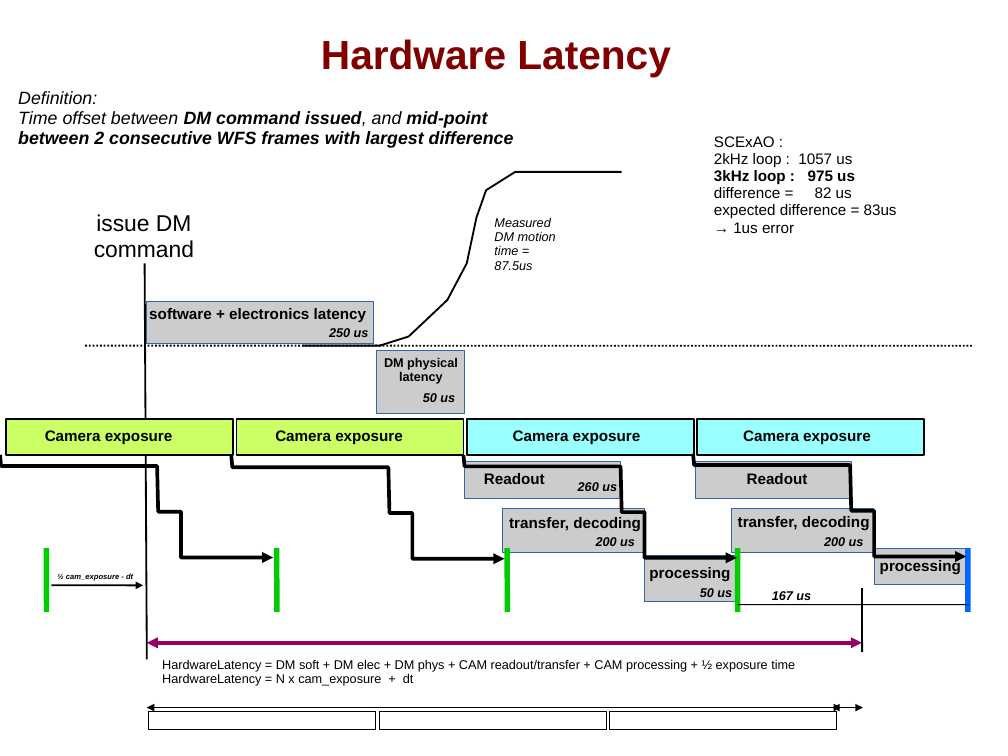
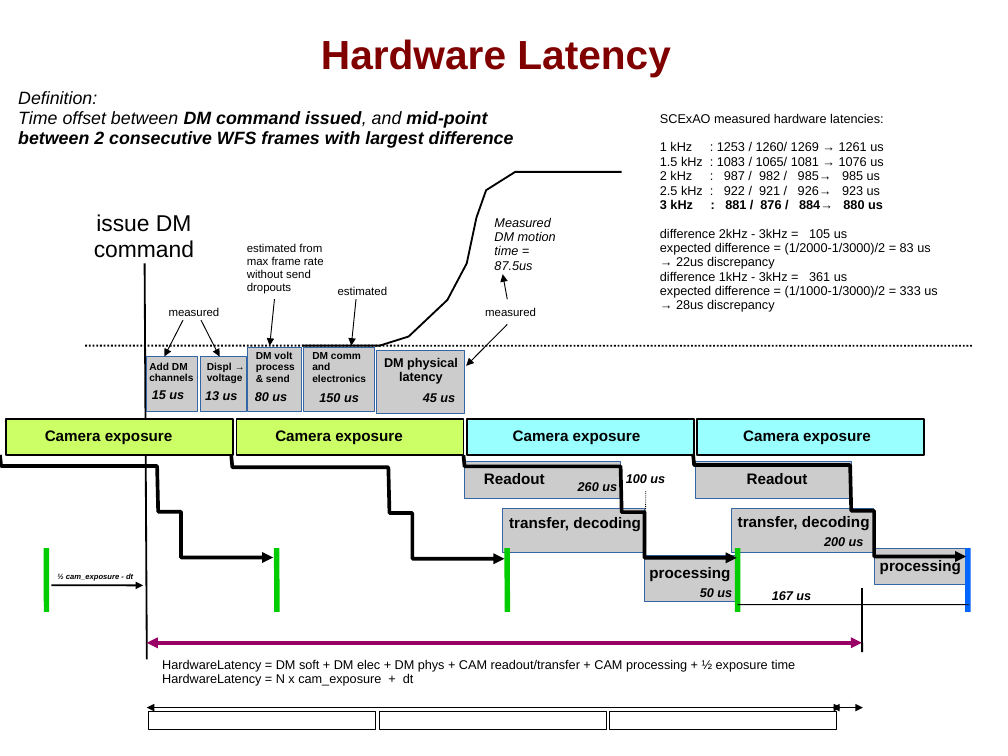
Before and after one commit to oguyon/Cfits, a slide deck: slide 15 of src/AOloopControl/doc/AOloopControl_figs.ppt. Drawn at 1008x756 pixels with LibreOffice and Linux fonts; fonts in the diff are those of the drawing. Boxes give left, top, right and bottom in pixels: in the first picture for what was removed or moved away, otherwise in the second. Text is boxed around its words. In the diff, an @@ line names an element or a change of style, - is before the commit and + after.

```diff
--- a/src/AOloopControl/doc/AOloopControl_figs.ppt
+++ b/src/AOloopControl/doc/AOloopControl_figs.ppt
@@ text added at box(660, 141, 937, 312), 10 pt, text #000000 @@
+SCExAO measured hardware latencies:
+1 kHz : 1253 / 1260/ 1269 → 1261 us
+1.5 kHz : 1083 / 1065/ 1081 → 1076 us
+2 kHz : 987 / 982 / 985→ 985 us
+2.5 kHz : 922 / 921 / 926→ 923 us
+3 kHz : 881 / 876 / 884→ 880 us
+difference 2kHz - 3kHz = 105 us
+expected difference = (1/2000-1/3000)/2 = 83 us
+→ 22us discrepancy
+difference 1kHz - 3kHz = 361 us
+expected difference = (1/1000-1/3000)/2 = 333 us
+→ 28us discrepancy
@@ text removed at box(714, 136, 897, 233) @@
-SCExAO :
-2kHz loop : 1057 us
-3kHz loop : 975 us
-difference = 82 us
-expected difference = 83us
-→ 1us error
@@ text added at box(247, 243, 324, 294), 9 pt, text #000000 @@
+estimated from max frame rate without send dropouts
@@ arrow added from (274, 299) to (270, 346), #000000 0.74 pt @@
@@ text added at box(338, 286, 388, 295), 9 pt, text #000000 @@
+estimated
@@ arrow added from (356, 299) to (351, 346), #000000 0.74 pt @@
@@ arrow added from (508, 299) to (503, 274), #000000 0.74 pt @@
@@ text removed at box(149, 308, 366, 322) @@
-software + electronics latency
@@ arrow added from (183, 320) to (165, 357), #000000 0.74 pt @@
@@ text added at box(169, 307, 220, 316), 9 pt, text #000000 @@
+measured
@@ arrow added from (201, 320) to (220, 357), #000000 0.74 pt @@
@@ arrow added from (508, 325) to (466, 366), #000000 0.74 pt @@
@@ text added at box(485, 307, 536, 316), 9 pt, text #000000 @@
+measured
@@ rectangle added at box(147, 357, 198, 412), fill #CCCCCC, outline #3465A4 0.74 pt @@
@@ rectangle added at box(201, 357, 246, 412), fill #CCCCCC, outline #3465A4 0.74 pt @@
@@ rectangle: place and size @@
-rectangle at box(146, 302, 373, 344)
+rectangle at box(248, 348, 302, 412)
@@ text added at box(256, 351, 295, 382), 8 pt, text #000000, bold @@
+DM volt process & send
@@ rectangle added at box(304, 348, 375, 412), fill #CCCCCC, outline #3465A4 0.74 pt @@
@@ text added at box(312, 352, 366, 382), 8 pt, text #000000, bold @@
+DM comm and electronics
@@ text added at box(149, 362, 193, 381), 8 pt, text #000000, bold @@
+Add DM channels
@@ text added at box(207, 362, 243, 383), 8 pt, text #000000, bold @@
+Displ → voltage
@@ text added at box(152, 390, 184, 399), 10 pt, text #000000, bold, italic @@
+15 us
@@ text added at box(205, 391, 238, 400), 10 pt, text #000000, bold, italic @@
+13 us
@@ text added at box(255, 392, 287, 401), 10 pt, text #000000, bold, italic @@
+80 us
@@ text at box(319, 393, 359, 402): text changed @@
-250 us
+150 us
@@ text at box(423, 393, 455, 402): text changed @@
-50 us
+45 us
@@ text at box(626, 474, 665, 483): text changed @@
-200 us
+100 us
@@ line added from (646, 546) to (646, 491), #000000 0.74 pt dashed @@
```
Also in this commit, not shown: 1 other slide changed, 1 other file.
